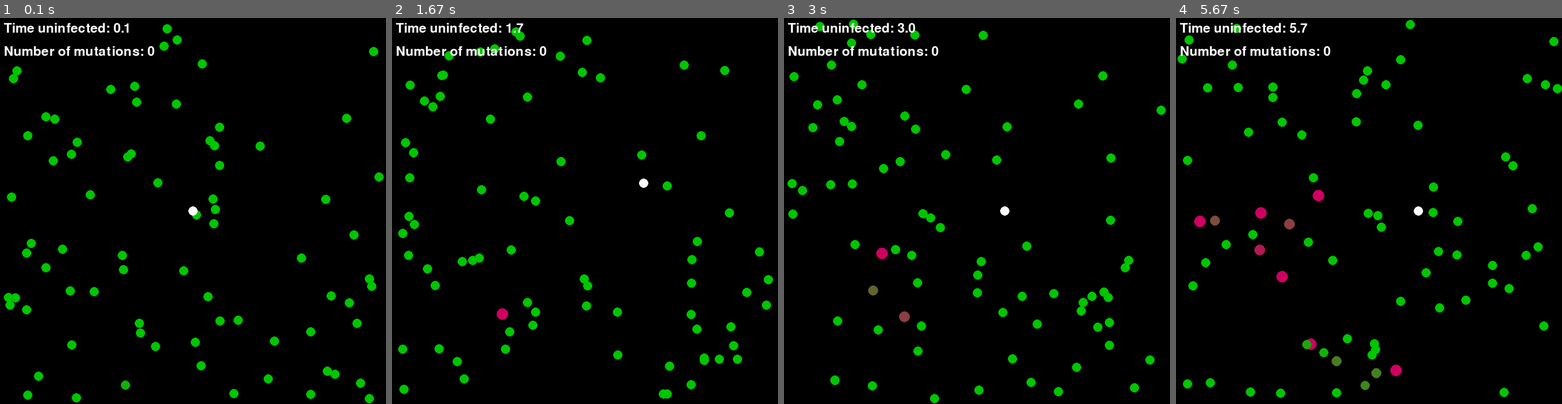
Above: before the commit, frames 1-4 (left to right).
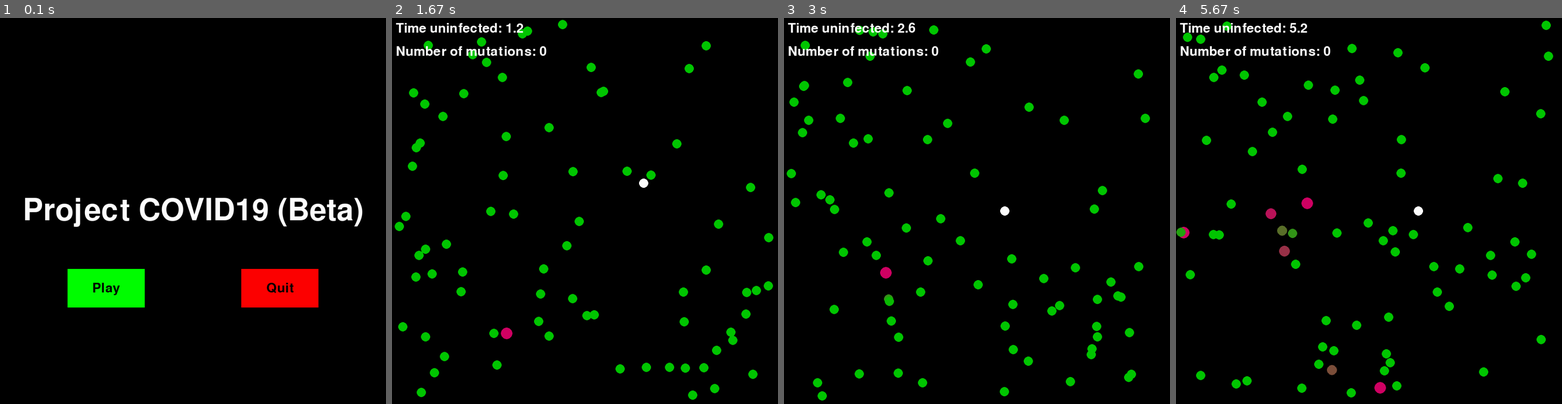
Above: after the commit, the same moments.

Repository: ajaysridhar0/APCSP-Final-Project
Game: pygame game, started from covid19_game.py
The game is run twice, just before and just after one commit, with the same random seed, the same clock (stepped at 60 frames per second) and the same inputs.
Inputs (mouse positions are in pixels of both pictures, inside the frame that each line leads up to):
- Up to frame 1 (0.1 s): no input
- Up to frame 2 (1.67 s): click (496, 288) at 0.42 s, where only the run after the commit has a clickable "Play"; hold Right 0.67-1.13 s; move the mouse to (569, 226) at 0.7 s; hold Up 1.17-1.47 s; hold Right from 1.5 s (still down)
- Up to frame 3 (3 s): release Right at 1.97 s; hold Left 2-2.53 s; hold Down 2.57-2.87 s; hold Left from 2.9 s (still down)
- Up to frame 4 (5.67 s): release Left at 3.3 s; hold Up 3.33-3.7 s; hold Right 3.73-4.37 s; hold Down 4.4-4.77 s; hold Left 4.8-5.27 s; hold Right from 5.3 s (still down)

The runs differ from the first frame. In frame 1, 11% of the frame differs, in the area x 1-100%, y 1-100%; in frame 2, 6.5%; in frame 3, 6.9%; in frame 4, 7.2%.

Commit message:
Add intro screen

Diff:
--- a/covid19_game.py
+++ b/covid19_game.py
@@ -281,15 +281,28 @@
     quit()
 
 
-'''# TODO: Create intro screen to pick gamemode
+# TODO: Create intro screen to pick gamemode
 def game_intro():
-    pass
-
-
-# TODO: Create model with adjustable variables
+    while True:
+        for event in pygame.event.get():
+            if event.type == pygame.QUIT:
+                quit_game()
+            game_display.fill(black)
+            large_text = pygame.font.SysFont(None, 115)
+            text_surf, text_rect = text_objects("Project COVID19 (Beta)", large_text)
+            text_rect.center = (display_width/2, display_height/2)
+            game_display.blit(text_surf, text_rect)
+
+            button("Play", 175, 650, 200, 100, bright_green, green, game_loop)
+            button("Quit", 625, 650, 200, 100, bright_red, red, quit_game)
+
+            pygame.display.update()
+            clock.tick(15)
+
+
+'''# TODO: Create model with adjustable variables
 def model_loop():
-    pass
-'''
+    pass'''
 
 
 def game_loop():
@@ -341,5 +354,4 @@
         clock.tick(120)
 
 
-game_loop()
-quit_game()
+game_intro()
